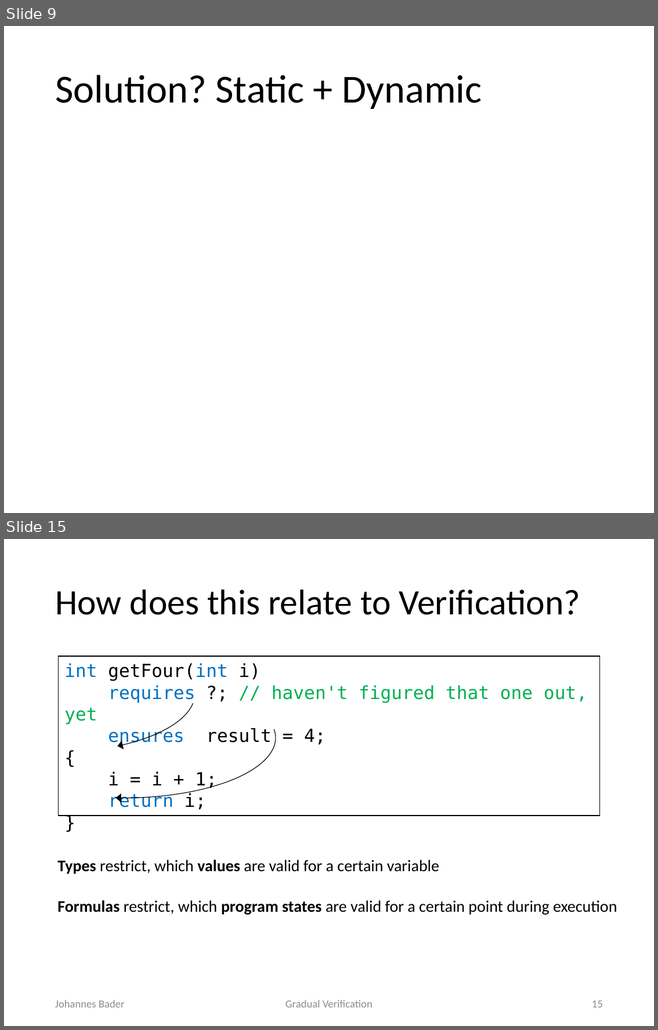
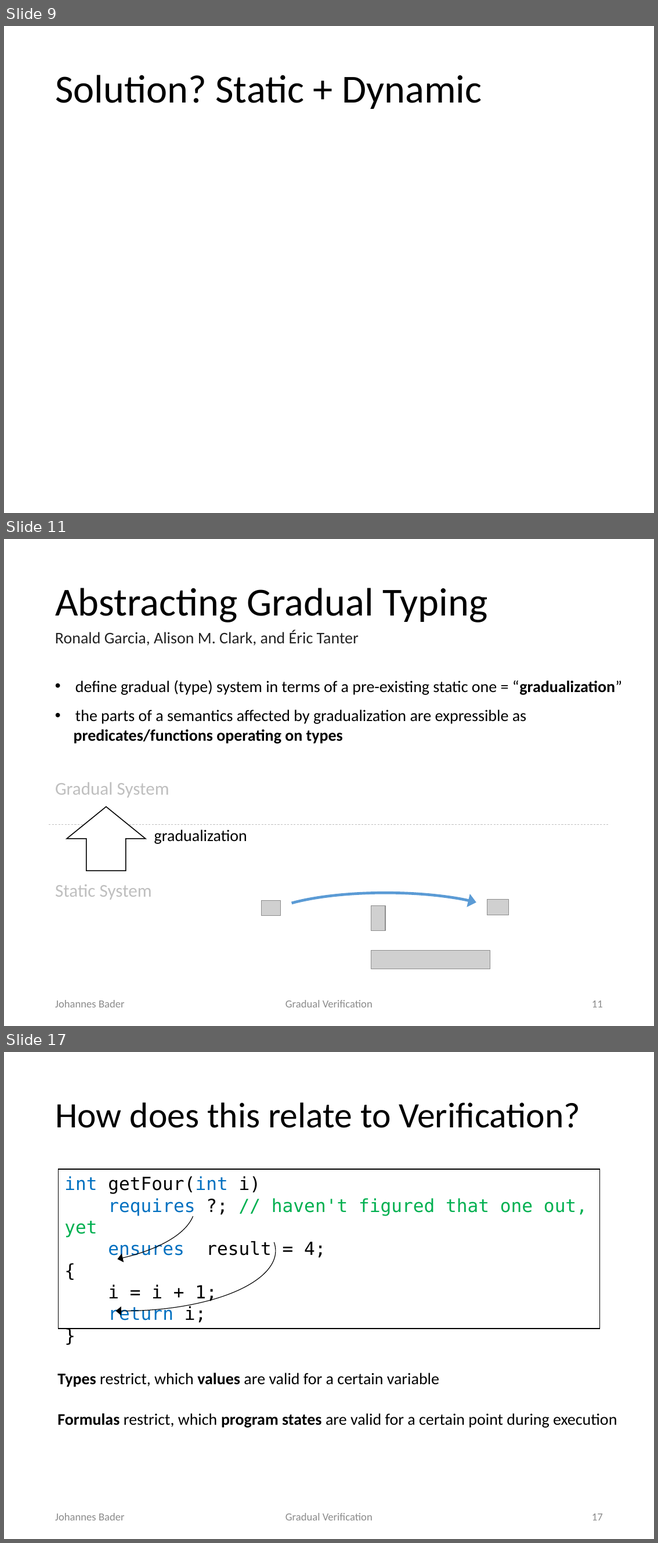
Before and after one commit to olydis/GradVerThesis, a slide deck: presentation/PLunch.pptx. Shown one above the other, each under a label of ours: slides 9 and 15 before the commit, slides 9, 11 and 17 after it; the slides between them are not shown. The pictures are 658x1030 and 658x1543 pixels, drawn with LibreOffice and Linux fonts; fonts in the diff are those of the drawing; grey boxes stand for pictures; background and template pictures are left out. Boxes give left, top, right and bottom in pixels: in the first picture for what was removed or moved away, otherwise in the second. Text is boxed around its words. In the diff, an @@ line names an element or a change of style, - is before the commit and + after.

```diff
--- a/presentation/PLunch.pptx
+++ b/presentation/PLunch.pptx
@@ slide 11 added at (x1=4, y1=539, x2=654, y2=1026), background #FFFFFF @@
@@ title added at (x1=55, y1=588, x2=487, y2=623), 44 pt, text #000000 @@
+Abstracting Gradual Typing
@@ text added at (x1=55, y1=630, x2=358, y2=646), 18 pt, text #222222 @@
+Ronald Garcia, Alison M. Clark, and Éric Tanter
@@ text added at (x1=74, y1=680, x2=622, y2=744), 18 pt, text #000000 @@
+• define gradual (type) system in terms of a pre-existing static one = “gradualization”
+• the parts of a semantics affected by gradualization are expressible as
+predicates/functions operating on types
@@ text added at (x1=55, y1=782, x2=169, y2=798), 20 pt, text #BFBFBF @@
+Gradual System
@@ up arrow added at (x1=67, y1=806, x2=145, y2=871), fill #FFFFFF, outline #000000 1 pt @@
@@ line added from (49, 825) to (609, 825), #BFBFBF 0.5 pt dashed @@
@@ text added at (x1=154, y1=830, x2=247, y2=844), 18 pt, text #000000 @@
+gradualization
@@ text added at (x1=55, y1=885, x2=152, y2=900), 20 pt, text #BFBFBF @@
+Static System
@@ arc (boxed as its full ellipse) added at (x1=260, y1=893, x2=509, y2=954), outline #5B9BD5 3 pt @@
@@ picture added at (x1=262, y1=901, x2=281, y2=916) @@
@@ picture added at (x1=487, y1=900, x2=508, y2=915) @@
@@ picture added at (x1=371, y1=906, x2=385, y2=931) @@
@@ picture added at (x1=371, y1=951, x2=490, y2=969) @@
@@ text added at (x1=55, y1=1000, x2=125, y2=1008), 12 pt, text #8C8C8C @@
+Johannes Bader
@@ text added at (x1=285, y1=1000, x2=372, y2=1008), 12 pt, text #8C8C8C @@
+Gradual Verification
@@ page number added at (x1=592, y1=1001, x2=603, y2=1008), 12 pt, text #8C8C8C @@
+11
@@ what was slide 15 is now slide 17 @@
@@ page number at (x1=592, y1=1514, x2=603, y2=1521): text changed @@
-15
+17
```
Also in this commit, not shown: 22 slides changed, 19 other slides added, 1 other file.
